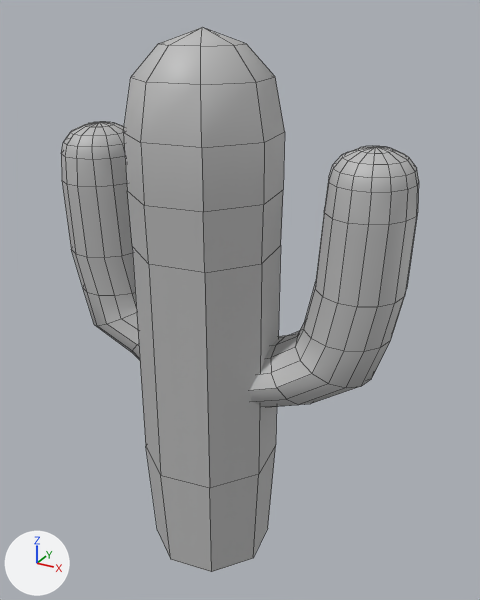
Before and after pictures for a commit that changed the FBX model TheRegularEngineV2/Assets/Level1_Cactus_02.fbx.
Both versions are drawn from a 50 mm lens placed at (0.0437, -0.0728, 0.04), pointed at (0.0023, 0.0025, 0.0024). The lights are fixed; the arrows at lower left show +X, +Y and +Z. The picture after the commit comes second. Mesh edges are drawn as thin lines. Where no turn or scale is listed for an object, it has been applied to the vertices.
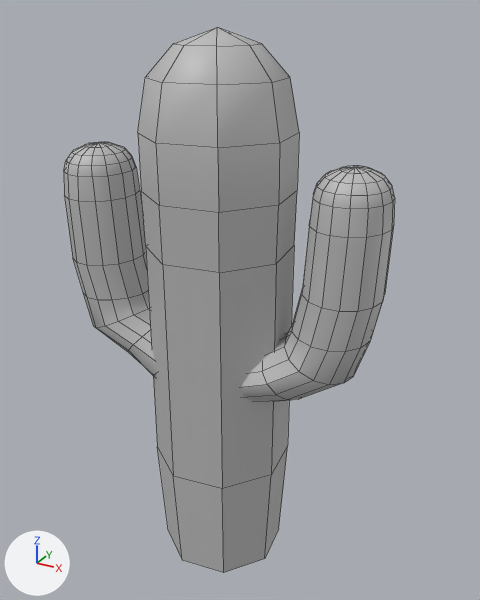
Boxes [x1, y1, x2, y2] around the edits, measured in the pictures (480 x 600 px; the box of a moved part takes in the faces that stretch with it):
```json
{"object": "polySurface9915", "change": "reshaped", "before": [61, 27, 419, 572], "after": [64, 27, 395, 573], "on screen": "8% narrower"}
{"part": 1, "of": "me_mesh", "change": "moved or reshaped", "before": [249, 146, 419, 407], "after": [241, 166, 395, 402]}
{"part": 2, "of": "me_mesh", "change": "moved or reshaped", "before": [123, 27, 285, 572], "after": [138, 27, 299, 573]}
{"part": 3, "of": "me_mesh", "change": "moved or reshaped", "before": [61, 122, 140, 360], "after": [64, 142, 156, 377]}
```

Scene script edits in JSON lines:
```json
{"block": "me_mesh", "where": "# used by ob_polysurface9915; location = (0.0, 0.0, 0.0)"}
{"op": "remove", "block": "me_mesh", "code": "me_mesh.from_pydata(...)  # 359 vertices, 357 faces; spans x -0.0252..0.0252, y -0.0105..0.0105, z -0.0379..0.0379"}
{"op": "add", "block": "me_mesh", "code": "me_mesh.from_pydata(...)  # 359 vertices, 357 faces; spans x -0.0231..0.0231, y -0.0097..0.0097, z -0.0379..0.0379"}
{"block": "me_mesh", "change": "me_mesh part 1: the loose piece of 151 vertices spanning x 0.0052..0.0252, y -0.0048..0.0105, z -0.0129..0.025 is scaled about its middle by 0.893, then moved by (-0.001, -0.0025, 0.0)"}
{"block": "me_mesh", "change": "me_mesh part 2: the loose piece of 57 vertices spanning x -0.0108..0.0087, y -0.0105..0.009, z -0.0379..0.0379 is moved by (0.0016, 0.0007, 0.0)"}
{"block": "me_mesh", "change": "me_mesh part 3: the loose piece of 151 vertices spanning x -0.0252..-0.0052, y -0.0049..0.0104, z -0.0126..0.0254 is scaled about its middle by 0.893, then moved by (0.001, -0.0024, -0.0003)"}
```
